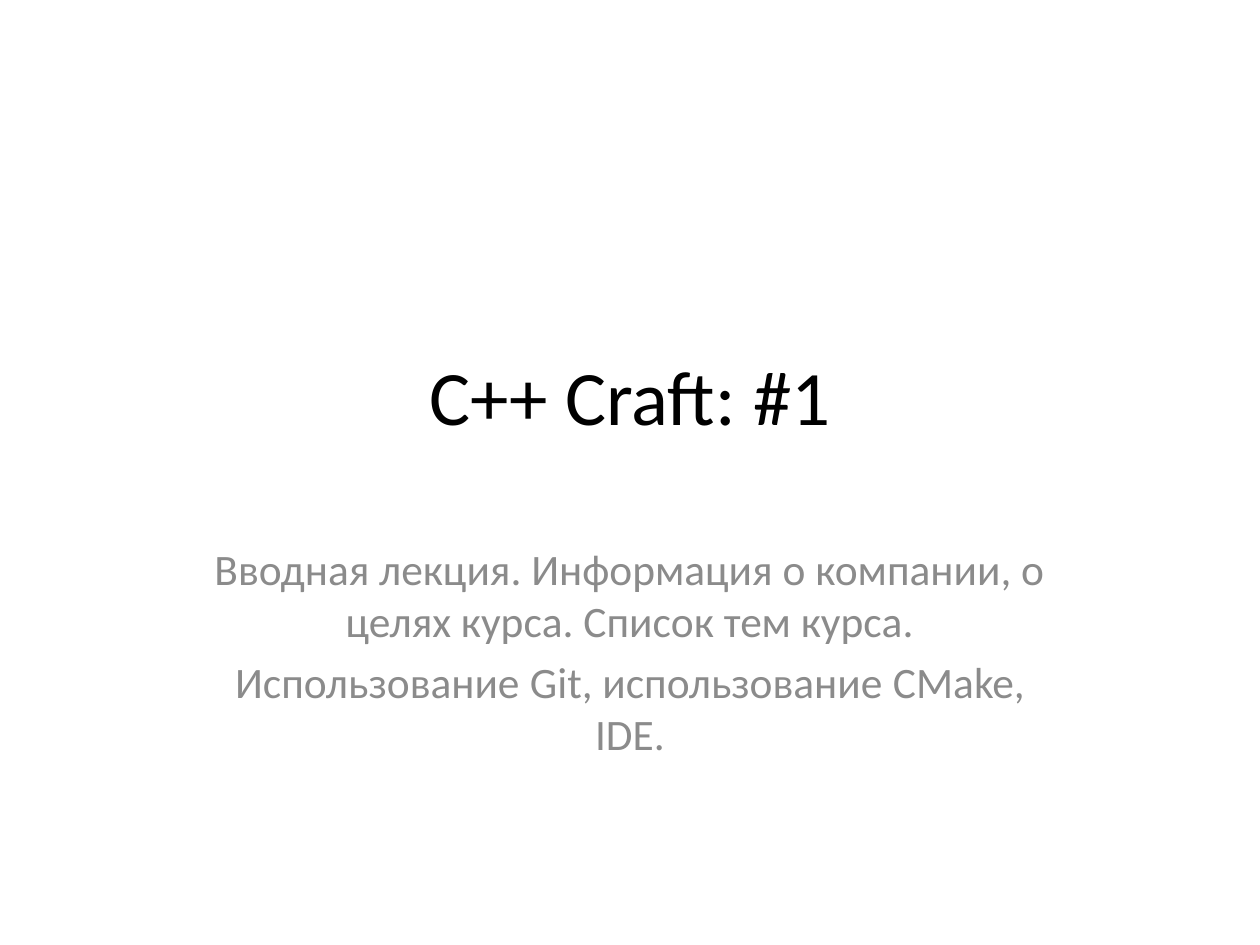
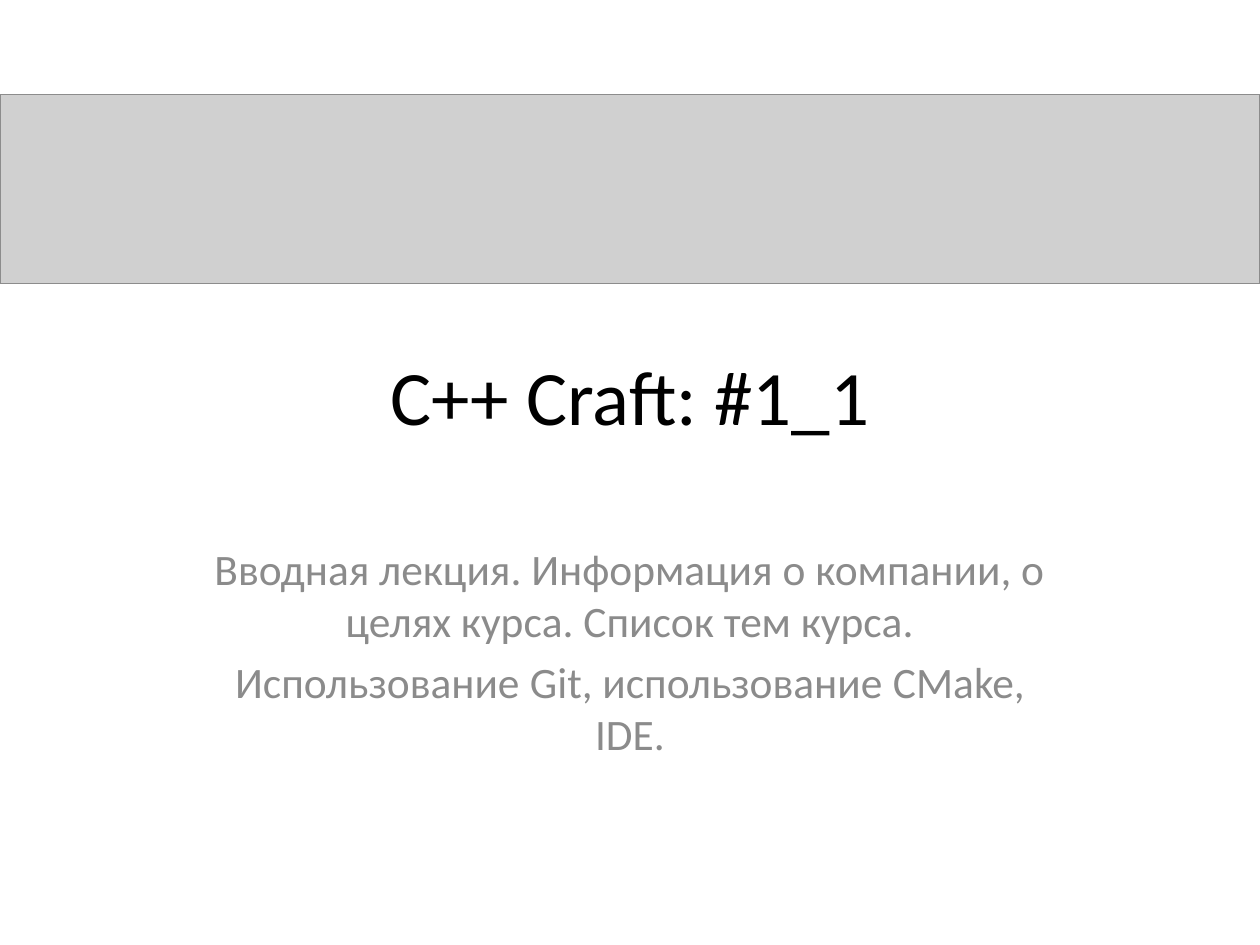
Before and after one commit to tscherkas/cpp_craft_1013, a slide deck: slide 1 of lections/cpp_craft_lec_1_part_1.pptx. Drawn at 1260x945 pixels with LibreOffice and Linux fonts; fonts in the diff are those of the drawing; grey boxes stand for pictures. Boxes give left, top, right and bottom in pixels: in the first picture for what was removed or moved away, otherwise in the second. Text is boxed around its words. In the diff, an @@ line names an element or a change of style, - is before the commit and + after.

```diff
--- a/lections/cpp_craft_lec_1_part_1.pptx
+++ b/lections/cpp_craft_lec_1_part_1.pptx
@@ picture added at <box>0,94,1260,284</box> @@
@@ title at <box>390,372,869,436</box>: text changed @@
-С++ Craft: #1
+С++ Craft: #1_1
```
Also in this commit, not shown: 5 other slides changed, 2 slides added, 20 slides removed, 36 other files.
